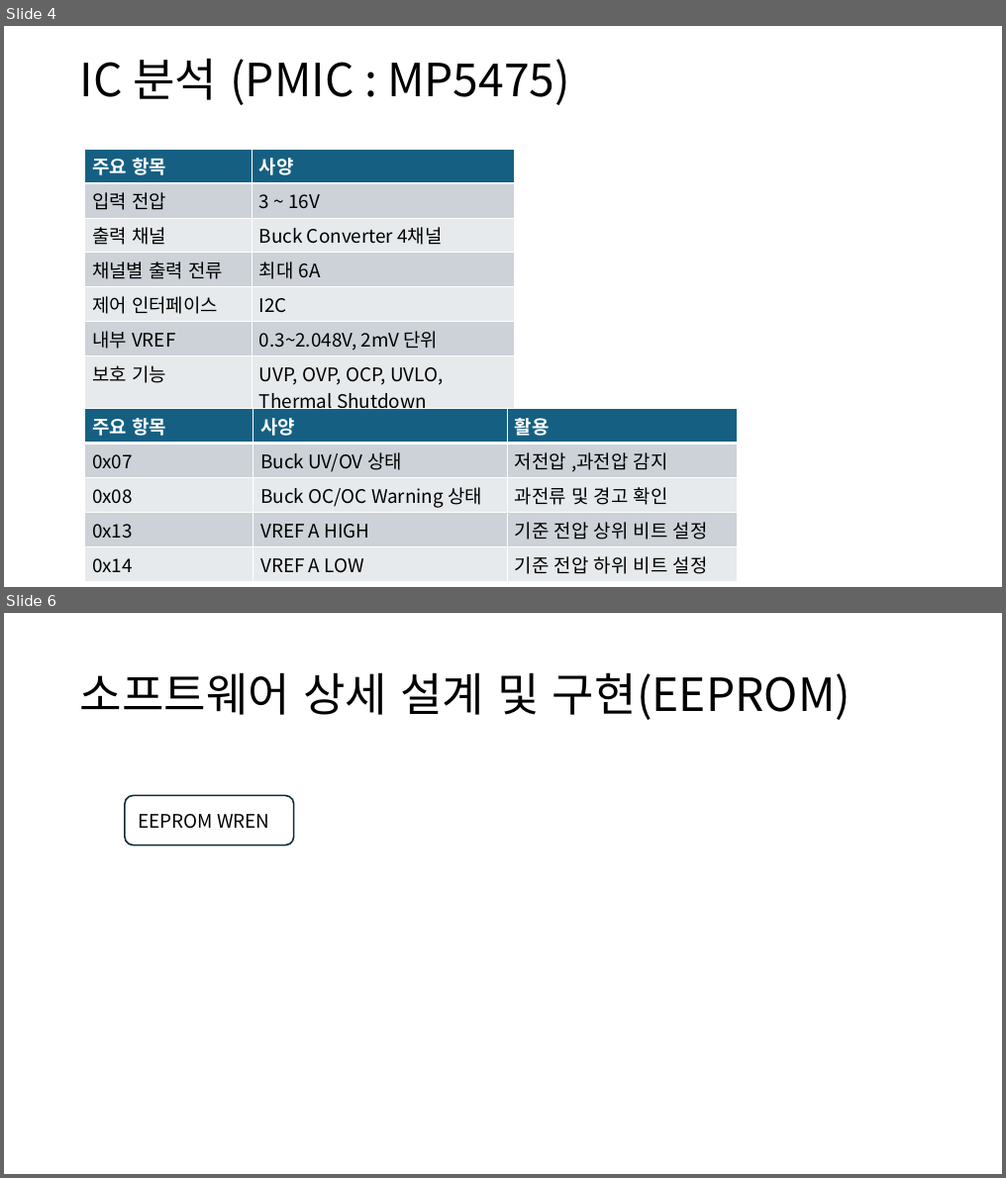
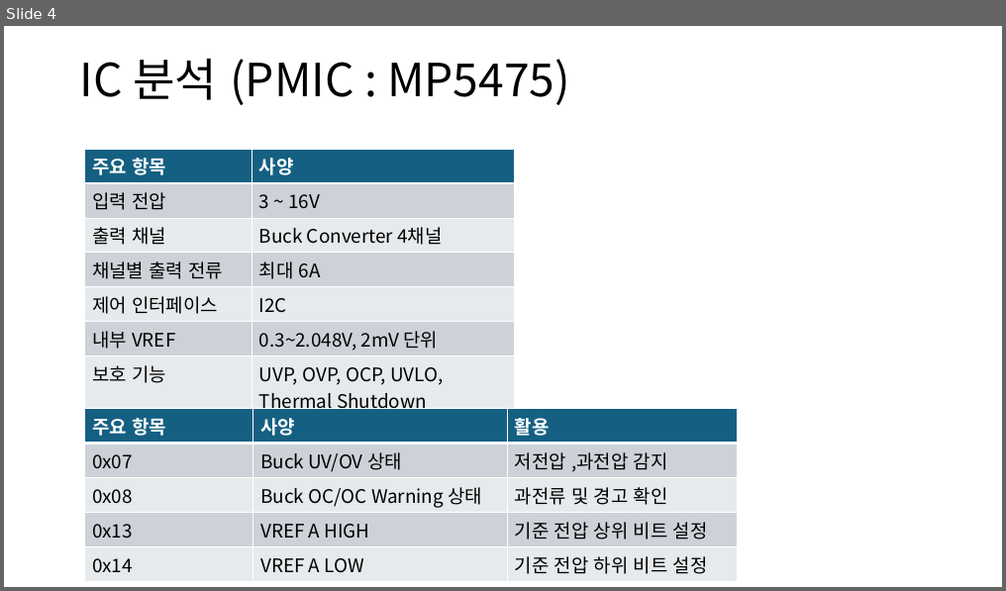
Before and after one commit to qwerasdfuiop/comento, a slide deck: ECU 고장 진단 시스템.pptx. Shown one above the other, each under a label of ours: slides 4 and 6 before the commit, slide 4 after it; the slides between them are not shown. The pictures are 1006x1178 and 1006x591 pixels, drawn with LibreOffice and Linux fonts; fonts in the diff are those of the drawing. Boxes give left, top, right and bottom in pixels: in the first picture for what was removed or moved away, otherwise in the second. Text is boxed around its words. In the diff, an @@ line names an element or a change of style, - is before the commit and + after.

```diff
--- a/ECU 고장 진단 시스템.pptx
+++ b/ECU 고장 진단 시스템.pptx
@@ slide 6 removed at (4, 613, 1002, 1174), background #FFFFFF @@
@@ title removed at (80, 672, 851, 720) @@
-소프트웨어 상세 설계 및 구현(EEPROM)
@@ rounded rectangle removed at (125, 796, 294, 845) @@
@@ text removed at (138, 814, 269, 829) @@
-EEPROM WREN
```
Also in this commit, not shown: 1 slide changed, 1 slide added, 1 other slide removed.
